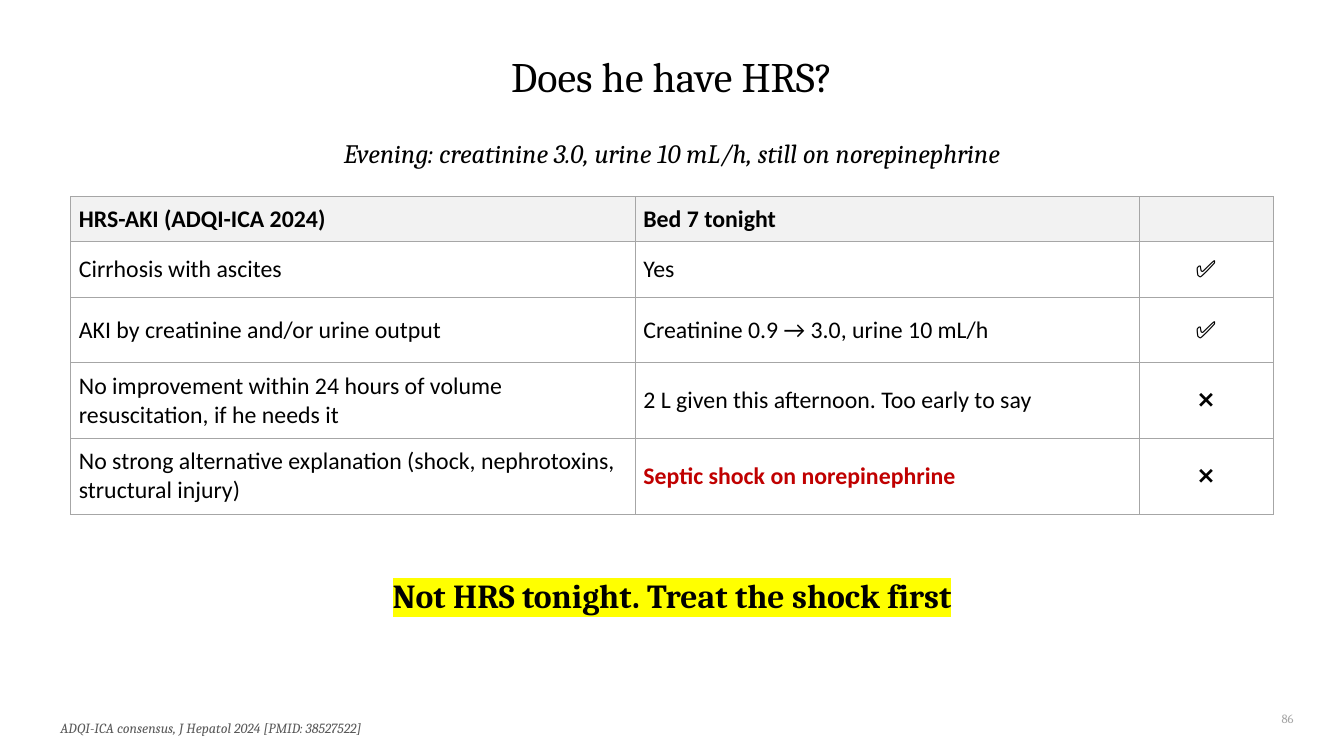
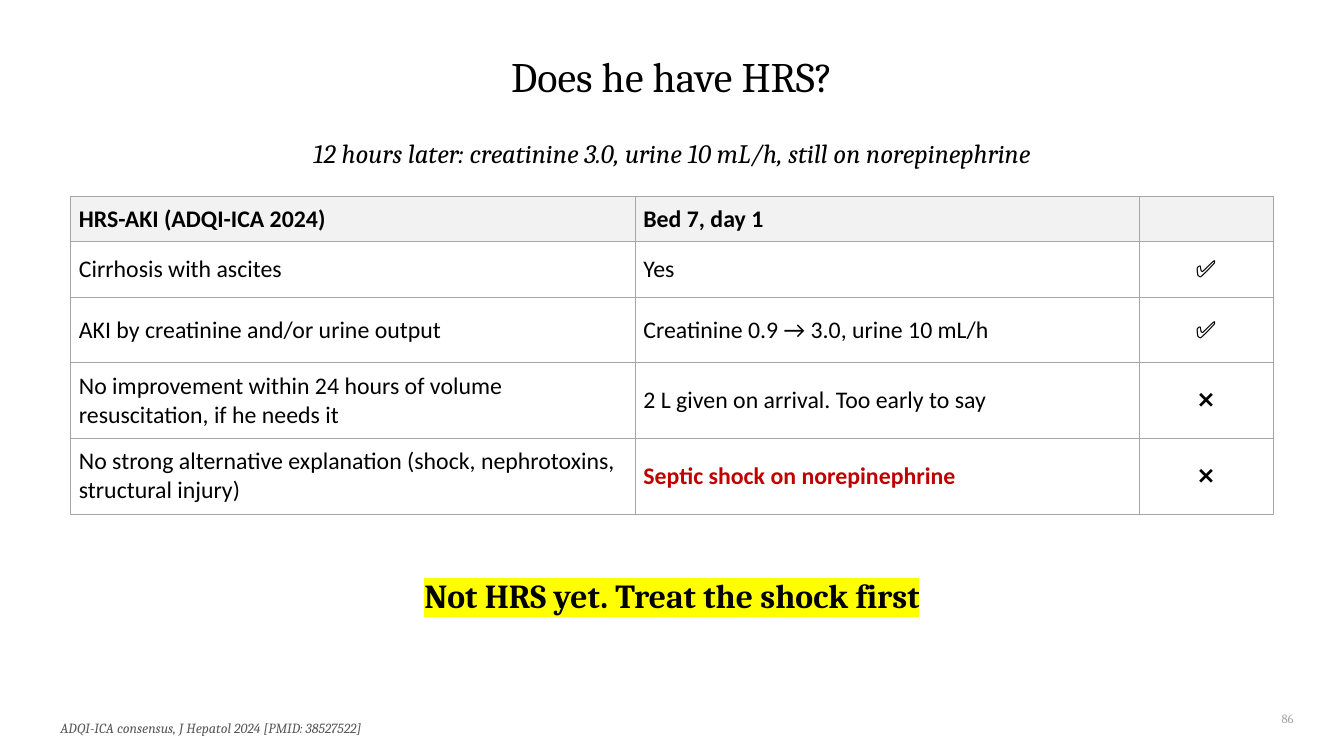
Before and after one commit to qaddodi/mohammad-almeqdadi-lectures, a slide deck: slide 86 of lectures/acute-liver-failure-aclf-in-icu/ALF and ACLF in the ICU.pptx. Drawn at 1344x756 pixels with LibreOffice and Linux fonts; fonts in the diff are those of the drawing. Boxes give left, top, right and bottom in pixels: in the first picture for what was removed or moved away, otherwise in the second. Text is boxed around its words. In the diff, an @@ line names an element or a change of style, - is before the commit and + after.

```diff
--- a/lectures/acute-liver-failure-aclf-in-icu/ALF and ACLF in the ICU.pptx
+++ b/lectures/acute-liver-failure-aclf-in-icu/ALF and ACLF in the ICU.pptx
@@ text at (313,144,1030,169): text changed @@
-Evening: creatinine 3.0, urine 10 mL/h, still on norepinephrine
+12 hours later: creatinine 3.0, urine 10 mL/h, still on norepinephrine
@@ table at (71,197,1273,506) @@
-row 1, column 2: Bed 7 tonight
+row 1, column 2: Bed 7, day 1
-row 4, column 2: 2 L given this afternoon. Too early to say
+row 4, column 2: 2 L given on arrival. Too early to say
@@ text at (424,577,920,616): text changed @@
-Not HRS tonight. Treat the shock first
+Not HRS yet. Treat the shock first
```
Also in this commit, not shown: 12 other slides changed, 1 slide added, 1 slide removed, 3 other files.
